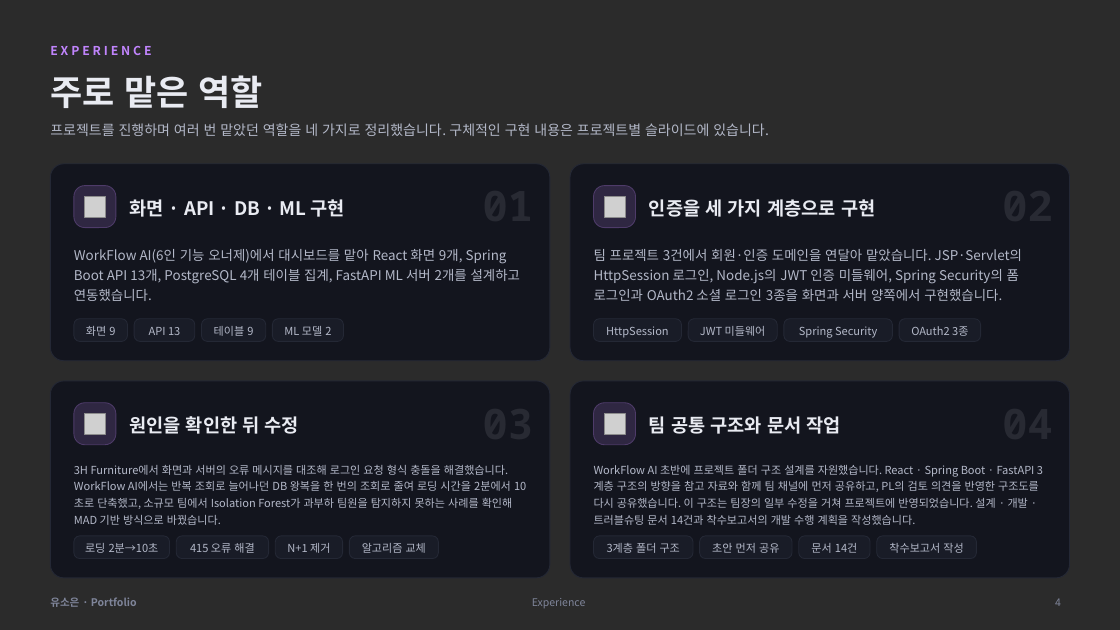
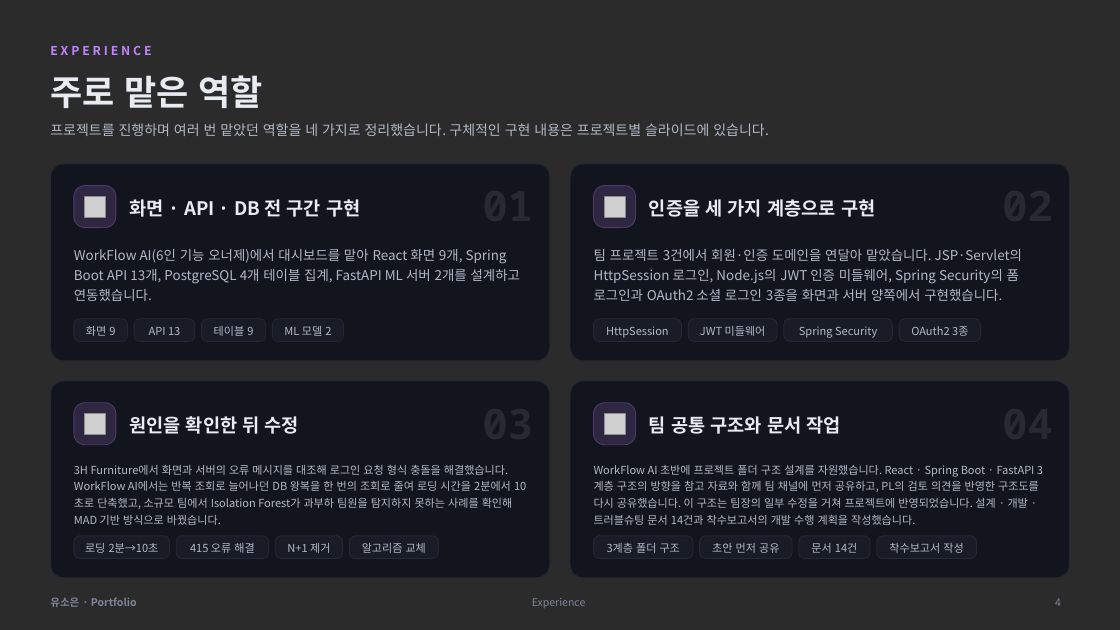
Before and after one commit to soeun-yu/soeun-yu.github.io, a slide deck: slide 4 of 유소은_포트폴리오.pptx. Drawn at 1120x630 pixels with LibreOffice and Linux fonts; fonts in the diff are those of the drawing; grey boxes stand for pictures; background and template pictures are left out; a plain dark background stands for a picture behind light text. Boxes give left, top, right and bottom in pixels: in the first picture for what was removed or moved away, otherwise in the second. Text is boxed around its words. In the diff, an @@ line names an element or a change of style, - is before the commit and + after.

```diff
--- a/유소은_포트폴리오.pptx
+++ b/유소은_포트폴리오.pptx
@@ text at bbox=[129, 199, 360, 217]: text changed @@
-화면 · API · DB · ML 구현
+화면 · API · DB 전 구간 구현
```
